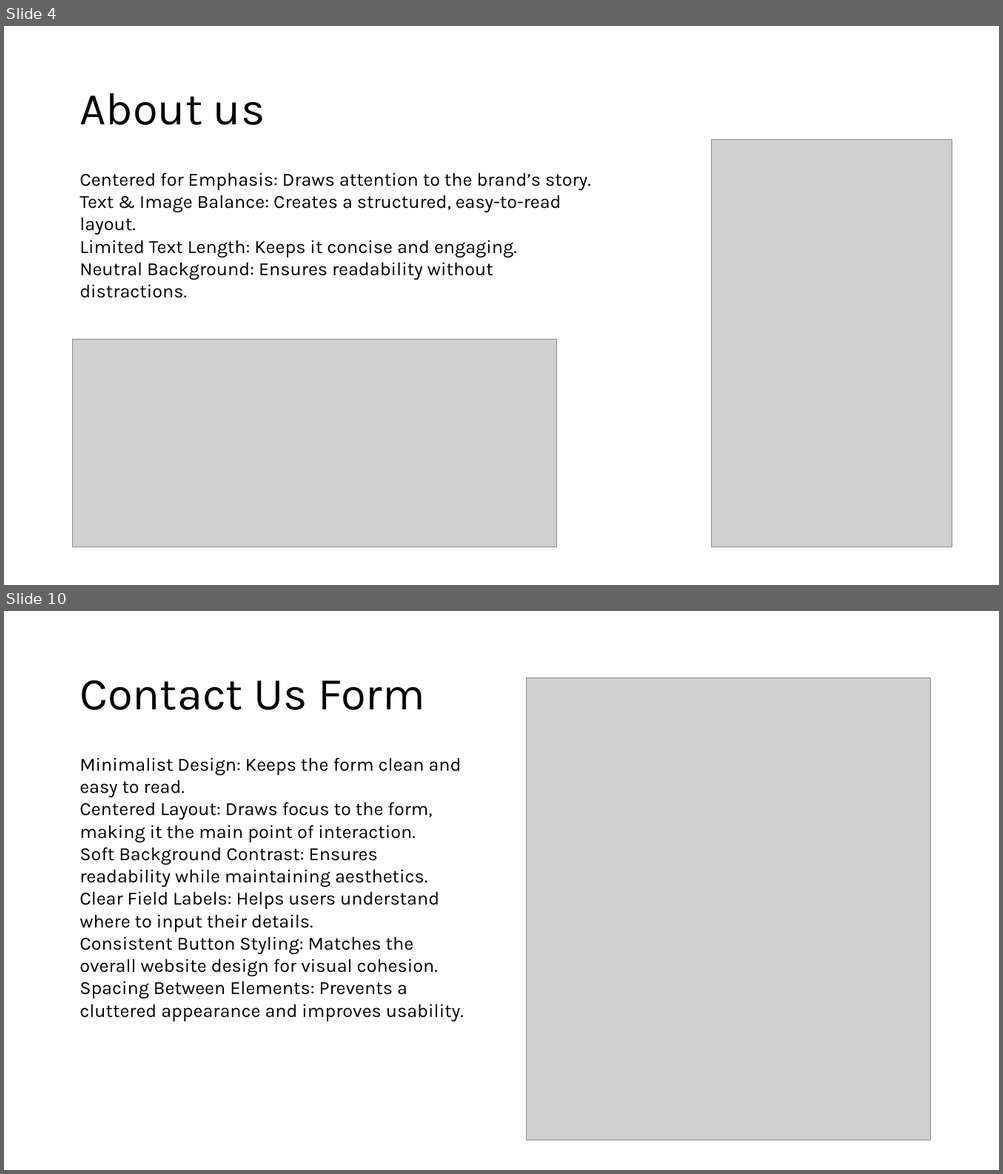
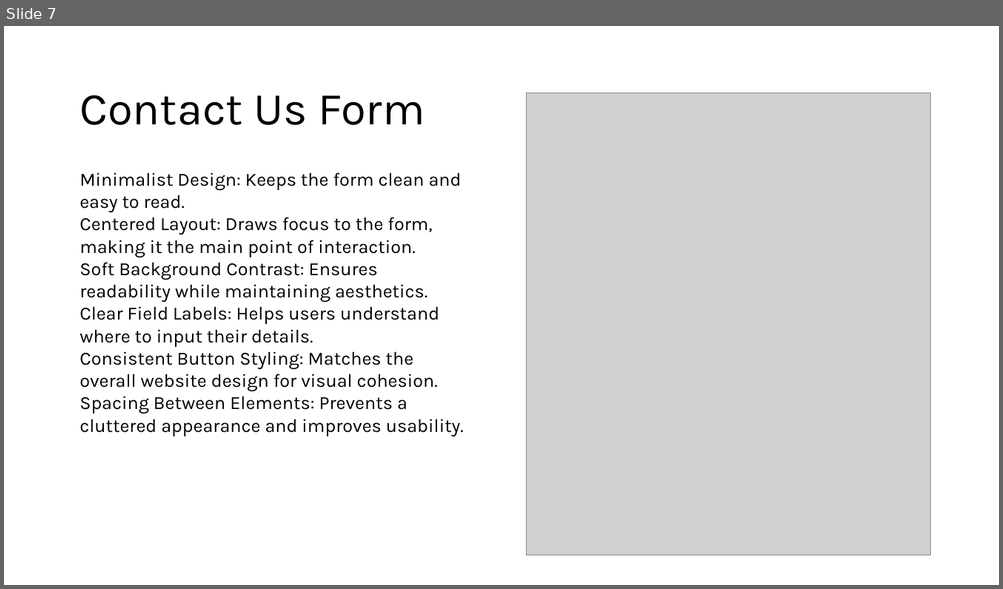
Before and after one commit to Ria-Herwadkar/Perfume-website, a slide deck: Website powerpoint.pptx. Shown one above the other, each under a label of ours: slides 4 and 10 before the commit, slide 7 after it; the slides between them are not shown. The pictures are 1003x1174 and 1003x589 pixels, drawn with LibreOffice and Linux fonts; fonts in the diff are those of the drawing; grey boxes stand for pictures. Boxes give left, top, right and bottom in pixels: in the first picture for what was removed or moved away, otherwise in the second. Text is boxed around its words. In the diff, an @@ line names an element or a change of style, - is before the commit and + after.

```diff
--- a/Website powerpoint.pptx
+++ b/Website powerpoint.pptx
@@ slide 4 removed at [4, 26, 999, 585], background #FFFFFF @@
@@ title removed at [79, 93, 265, 125] @@
-About us
@@ picture removed at [711, 140, 952, 548] @@
@@ text removed at [79, 173, 591, 298] @@
-Centered for Emphasis: Draws attention to the brand’s story.
-Text & Image Balance: Creates a structured, easy-to-read layout.
-Limited Text Length: Keeps it concise and engaging.
-Neutral Background: Ensures readability without distractions.
@@ picture removed at [73, 339, 557, 548] @@
@@ what was slide 10 is now slide 7 @@
```
Also in this commit, not shown: 3 slides changed, 4 slides added, 6 other slides removed, 23 other files.
